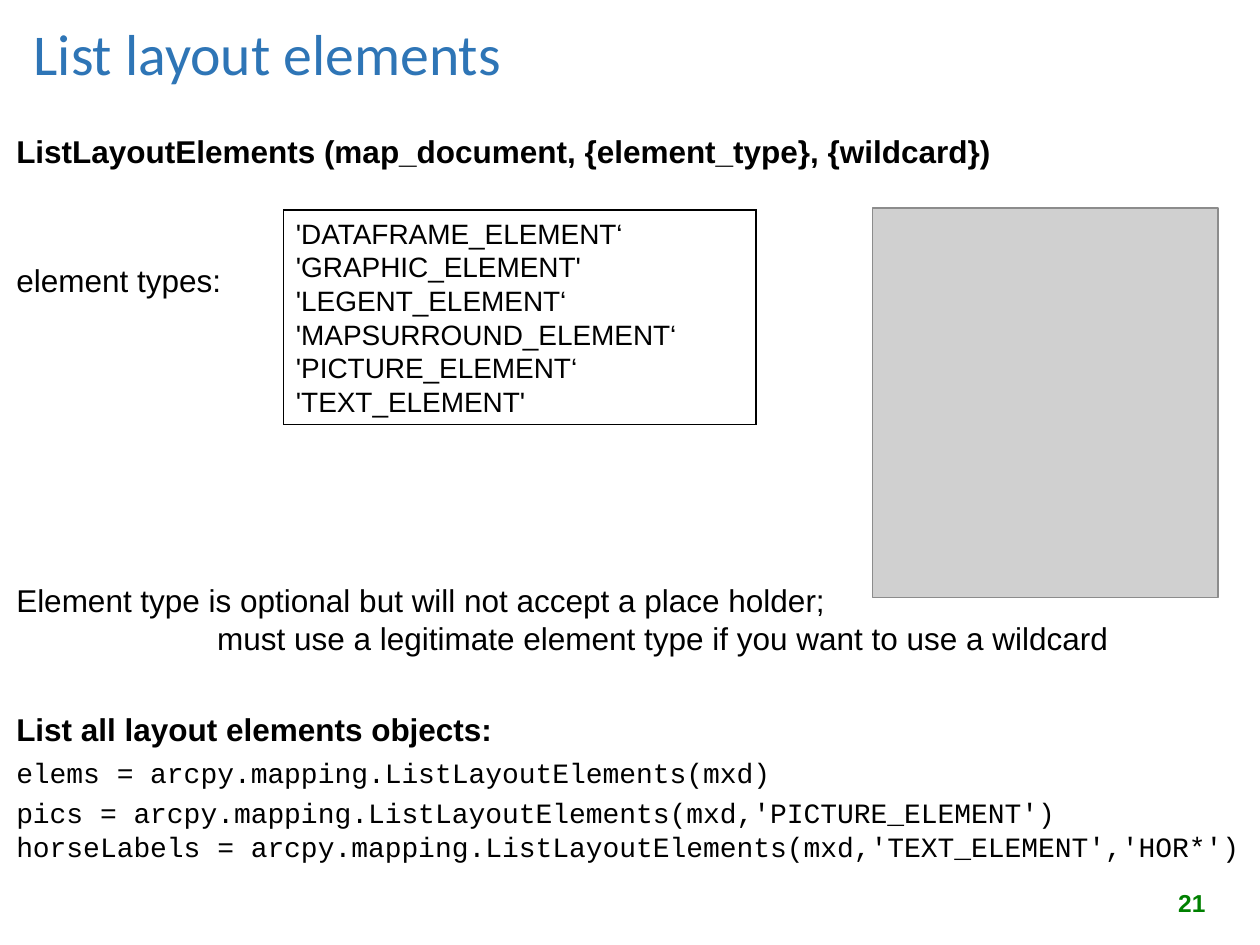
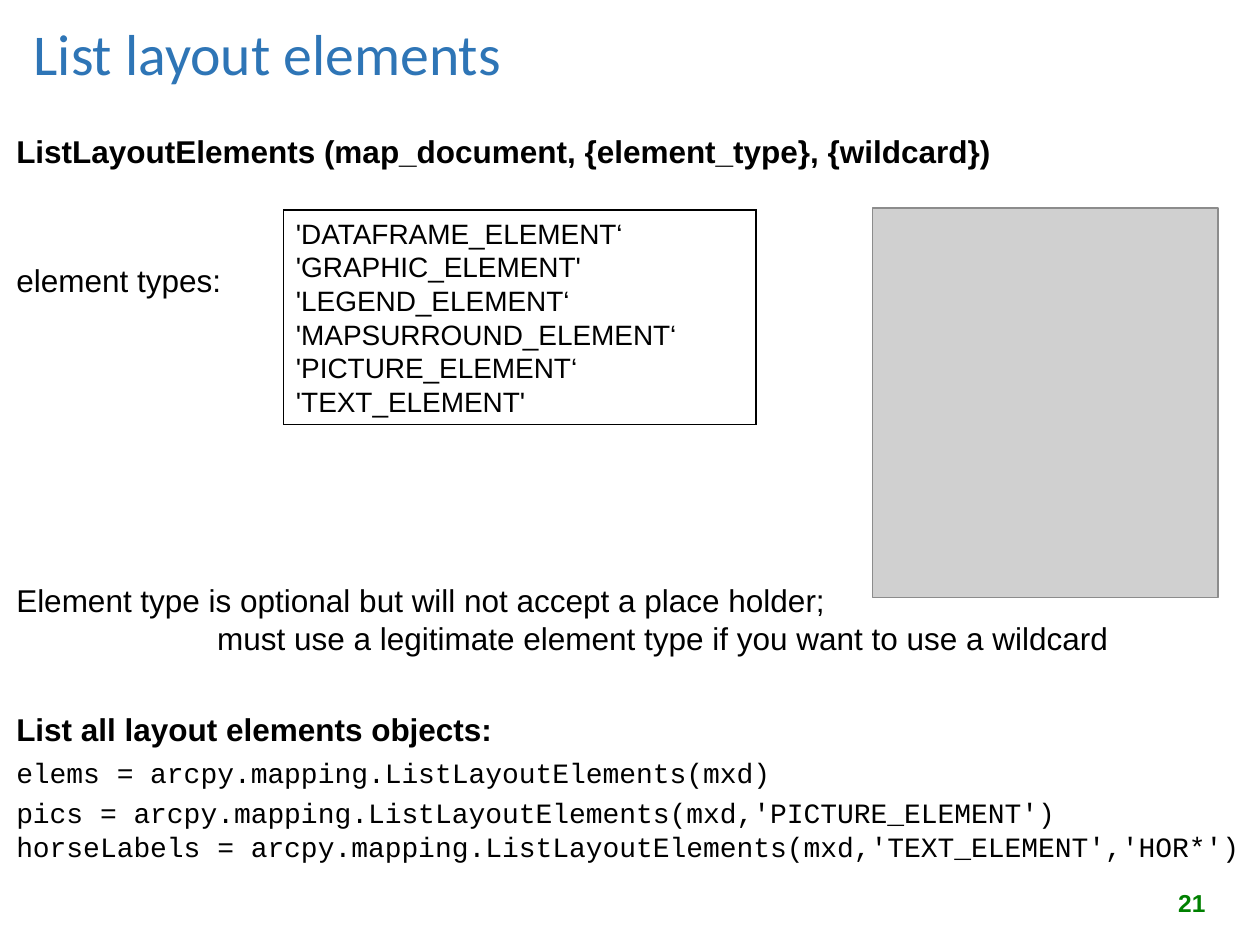
Before and after one commit to lgtateos/gis540, a slide deck: slide 21 of slides/arcpyMapping.ppt. Drawn at 1260x945 pixels with LibreOffice and Linux fonts; fonts in the diff are those of the drawing; grey boxes stand for pictures. Boxes give left, top, right and bottom in pixels: in the first picture for what was removed or moved away, otherwise in the second. Text is boxed around its words. In the diff, an @@ line names an element or a change of style, - is before the commit and + after.

```diff
--- a/slides/arcpyMapping.ppt
+++ b/slides/arcpyMapping.ppt
@@ text in rectangle at [296,291,570,316]: text changed @@
-'LEGENT_ELEMENT‘
+'LEGEND_ELEMENT‘
```
